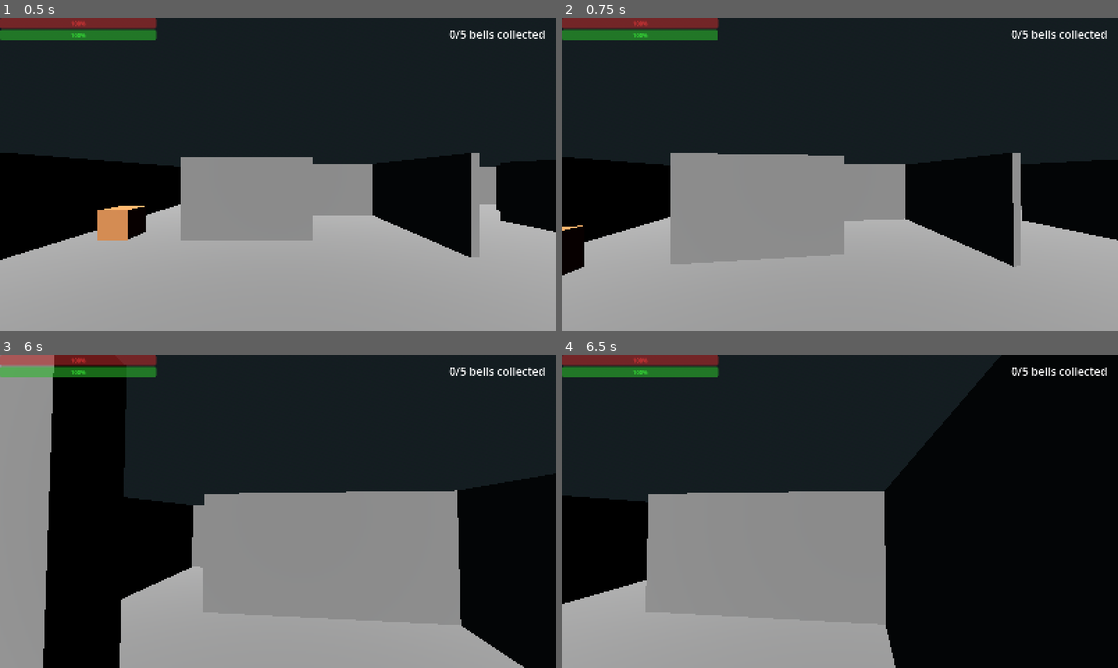
Above: before the commit, frames 1-4 (two rows, left to right).
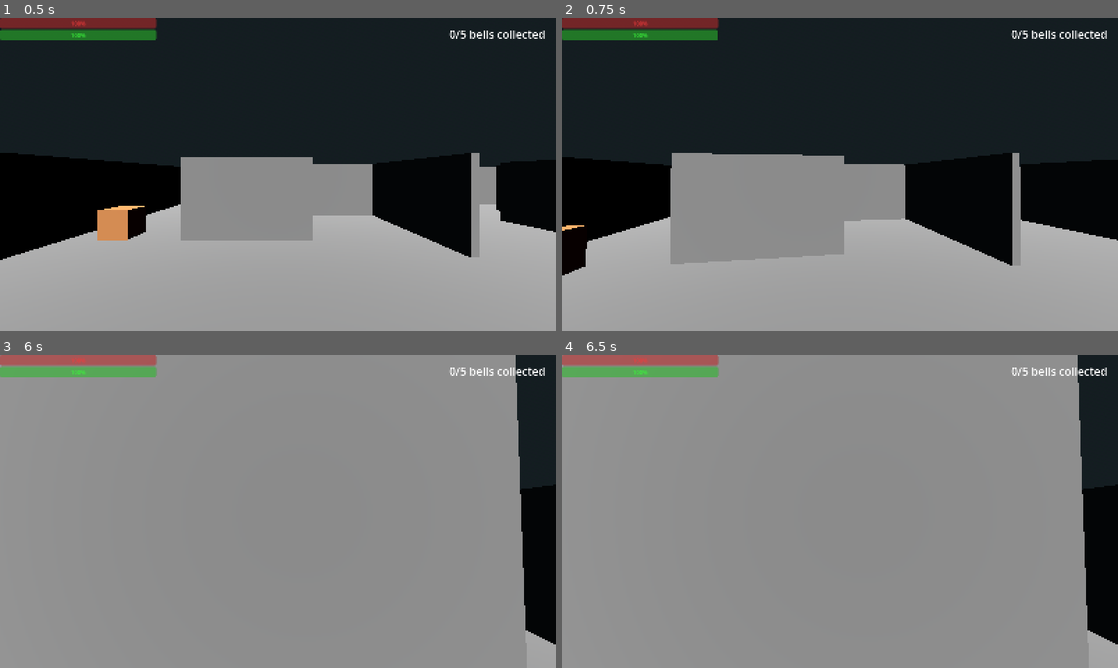
Above: after the commit, the same moments.

Repository: AvenirTheArtist/MazeGame
Game: Godot game, scene res://maps/test_level.tscn
Two runs of this game, one before a commit and one after it. Both use one fixed random seed, a clock stepped at 60 frames per second and the inputs below.
Inputs (mouse positions are in pixels of both pictures, inside the frame that each line leads up to):
- Up to frame 1 (0.5 s): no input
- Up to frame 2 (0.75 s): tap Enter at 0.5 s; move the mouse to (867, 174) at 0.52 s; hold W (forward) from 0.53 s (still down); tap Shift (sprint) at 0.6 s
- Up to frame 3 (6 s): move the mouse to (250, 511) at 1.27 s; tap Shift (sprint) every 0.75 s from 1.35 to 5.85 s; tap Space at 2, 3.5, 5 s; move the mouse to (289, 505) at 2.02 s; tap Enter at 2.75, 4.25 s; move the mouse to (272, 517) at 2.77 s; move the mouse to (316, 514) at 3.52 s; move the mouse to (233, 508) at 4.27 s; move the mouse to (283, 511) at 5.02 s; move the mouse to (255, 505) at 5.77 s; release W (forward) at 5.78 s; hold D (right) from 5.78 s (still down)
- Up to frame 4 (6.5 s): keep holding D (right)

Frame 1 is identical in both runs. In frame 2, 0.2% of the frame differs, in the area x 0-83%, y 43-82%; in frame 3, 56%; in frame 4, 70%, in the area x 0-100%, y 0-100%.

Commit message:
preps for gameplay loop + some cleanup

Diff:
--- a/entities/ghost.tscn
+++ b/entities/ghost.tscn
@@ -32,3 +32,6 @@
 
 [node name="CollisionShape3D" type="CollisionShape3D" parent="player_proximity_detection" unique_id=1796393985]
 shape = SubResource("CylinderShape3D_4a7c8")
+
+[connection signal="body_entered" from="player_proximity_detection" to="." method="_on_player_proximity_detection_body_entered"]
+[connection signal="body_exited" from="player_proximity_detection" to="." method="_on_player_proximity_detection_body_exited"]
--- a/scripts/ghost.gd
+++ b/scripts/ghost.gd
@@ -41,7 +41,7 @@
 				next_dest = player.global_position
 			states.STUNNED:
 				next_dest = self.global_position
-		print(next_dest)
+		#print(next_dest)
 		#endregion
 
 		nav.target_position = next_dest
@@ -57,5 +57,16 @@
 
 
 func move_to_bell(pos) -> void:
-	alerted_pos = pos
-	state = states.ALERTED
+	if state != states.CHASING:
+		alerted_pos = pos
+		state = states.ALERTED
+
+
+func _on_player_proximity_detection_body_entered(body: Node3D) -> void:
+	if body.is_in_group("player"):
+		state = states.CHASING
+
+
+func _on_player_proximity_detection_body_exited(body: Node3D) -> void:
+	if body.is_in_group("player"):
+		state = states.ROAMING
--- a/scripts/player.gd
+++ b/scripts/player.gd
@@ -23,21 +23,11 @@
 
 func _physics_process(delta: float) -> void:
 
-	## sprinting
-	if Input.is_action_just_pressed("sprint"):
-		sprinting = true
-	if Input.is_action_just_released("sprint"):
-		sprinting = false
+	## /// beginning of movement
 
-	if sprinting:
-		stamina -= stamina_drain * delta
-		if stamina <= 0:
-			sprinting = false
-	else:
-		if stamina < max_stamina:
-			stamina += stamina_recovery * delta
-
-	## /// beginning of movement
+	var input_dir = Input.get_vector("left", "right", "forward", "backward")
+	var direction = input_dir.normalized().rotated(-head.rotation.y)
+	var direction_final = Vector3(direction.x, 0, direction.y)
 
 	var speed: float
 	if sprinting:
@@ -45,9 +35,19 @@
 	else:
 		speed = walk_speed
 
-	var input_dir = Input.get_vector("left", "right", "forward", "backward")
-	var direction = input_dir.normalized().rotated(-head.rotation.y)
-	var direction_final = Vector3(direction.x, 0, direction.y)
+		## sprinting
+	if Input.is_action_just_pressed("sprint"):
+		sprinting = true
+	if Input.is_action_just_released("sprint"):
+		sprinting = false
+
+	if sprinting and direction_final.length() > 0.1:
+		stamina -= stamina_drain * delta
+		if stamina <= 0:
+			sprinting = false
+	else:
+		if stamina < max_stamina:
+			stamina += stamina_recovery * delta
 
 	velocity.x = lerp(velocity.x, speed * direction_final.x, acceleration * delta)
 	velocity.z = lerp(velocity.z, speed * direction_final.z, acceleration * delta)
